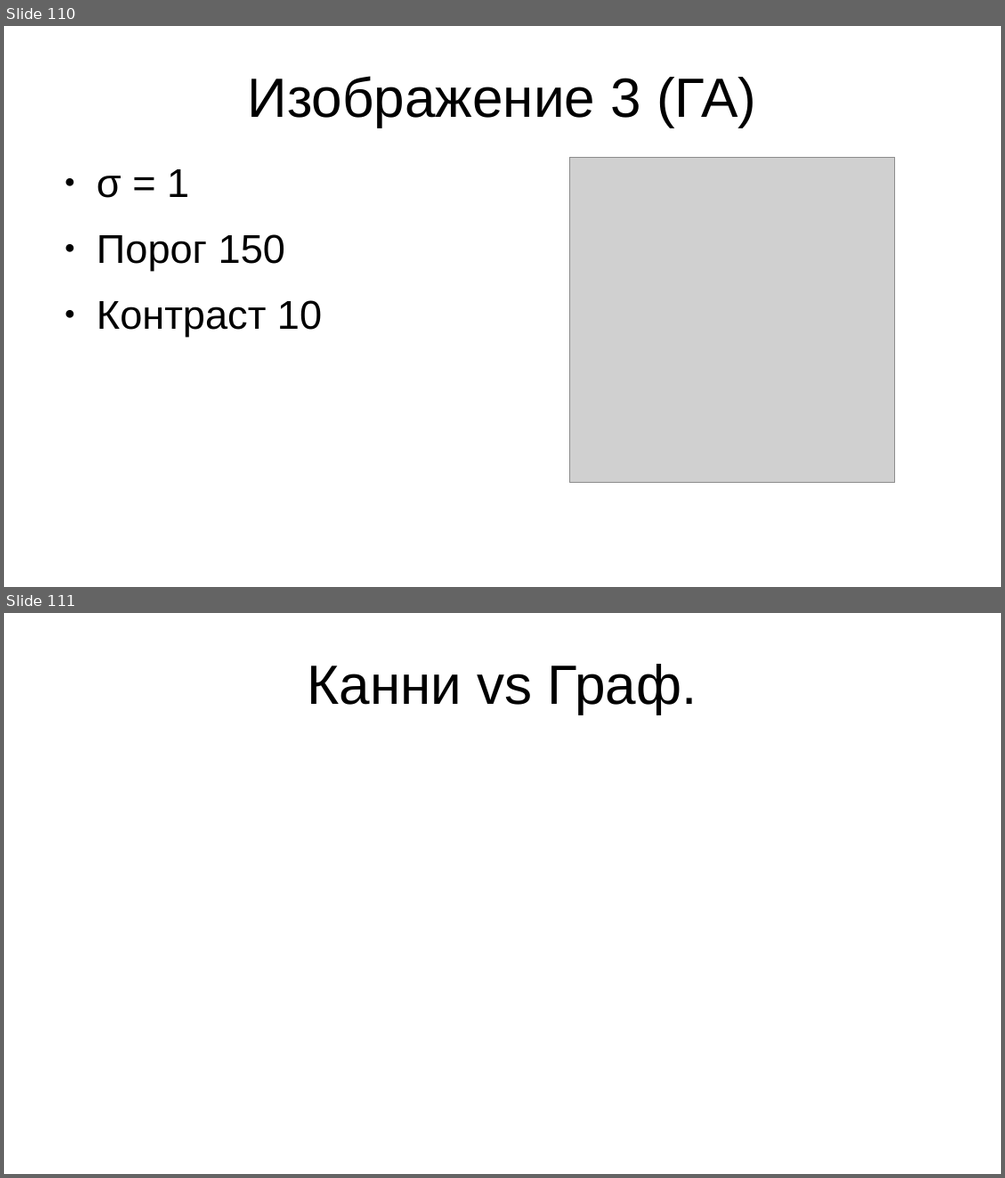
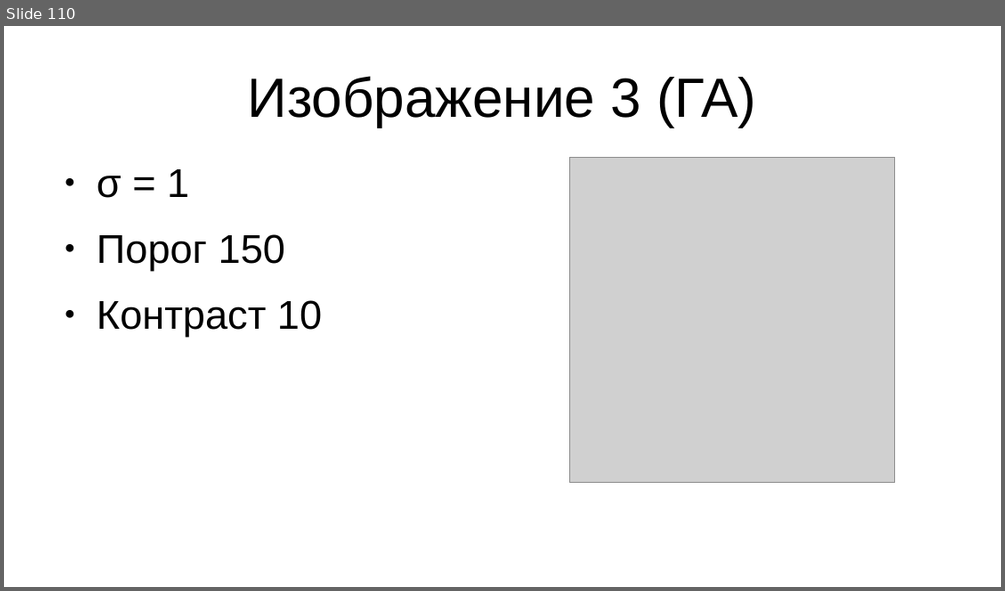
Before and after one commit to AlexeyVorobyev/media-moment-iz-second, a slide deck: report/pres.odp. Shown one above the other, each under a label of ours: slides 110 and 111 before the commit, slide 110 after it. The pictures are 1005x1178 and 1005x591 pixels, drawn with LibreOffice and Linux fonts; fonts in the diff are those of the drawing; grey boxes stand for pictures. Boxes give left, top, right and bottom in pixels: in the first picture for what was removed or moved away, otherwise in the second. Text is boxed around its words. In the diff, an @@ line names an element or a change of style, - is before the commit and + after.

```diff
--- a/report/pres.odp
+++ b/report/pres.odp
@@ slide 111 removed at [4, 613, 1001, 1174], background #FFFFFF @@
@@ title removed at [307, 664, 696, 714] @@
-Канни vs Граф.
```
Also in this commit, not shown: 5 slides added, 1 other slide removed.
